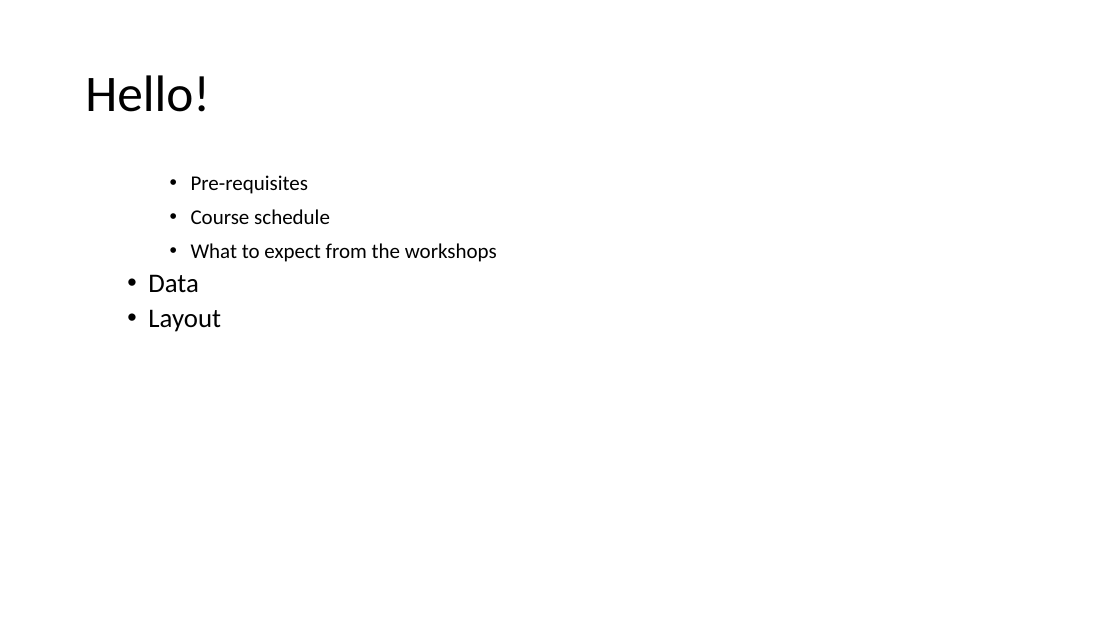
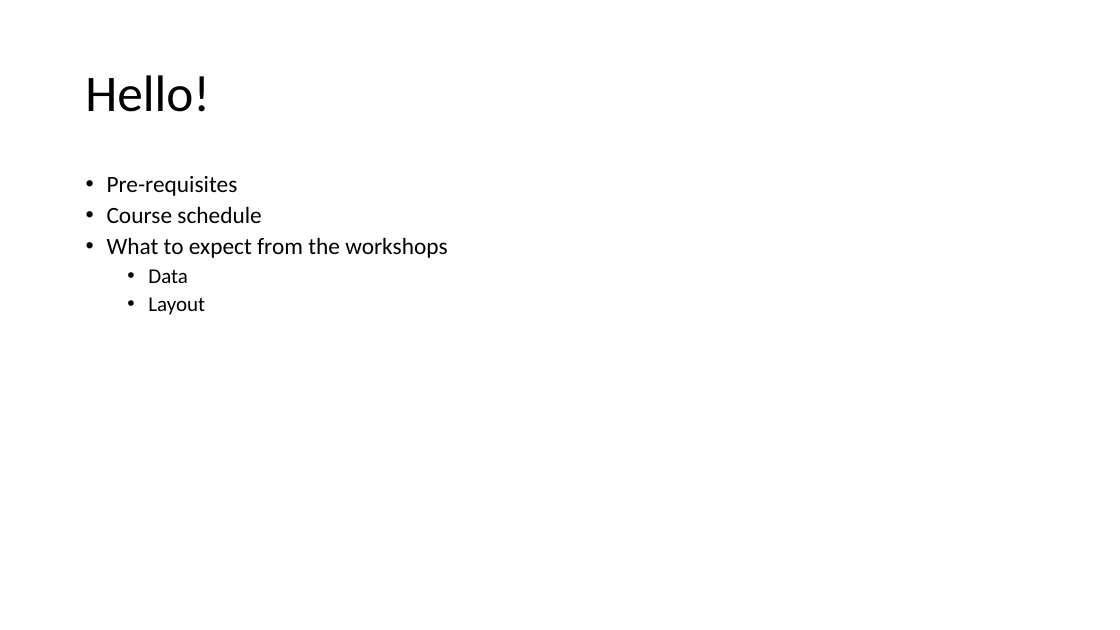
Before and after one commit to ClinicianCoders/ClinicianCoders, a slide deck: slide 3 of Workshops/WelcomePresentation_inperson.pptx. Drawn at 1120x630 pixels with LibreOffice and Linux fonts; fonts in the diff are those of the drawing. Boxes give left, top, right and bottom in pixels: in the first picture for what was removed or moved away, otherwise in the second. Text is boxed around its words. In the diff, an @@ line names an element or a change of style, - is before the commit and + after.

```diff
--- a/Workshops/WelcomePresentation_inperson.pptx
+++ b/Workshops/WelcomePresentation_inperson.pptx
@@ text "Pre-requisites" at (107,176,447,315): size 18 to 20 pt in "Pre-requisites", "Course schedule", "What to expect from the workshops"; size 23 to 18 pt in "Data", "Layout"; indent changed; less space between paragraphs @@
```
Also in this commit, not shown: 6 other slides changed, 1 other file.
